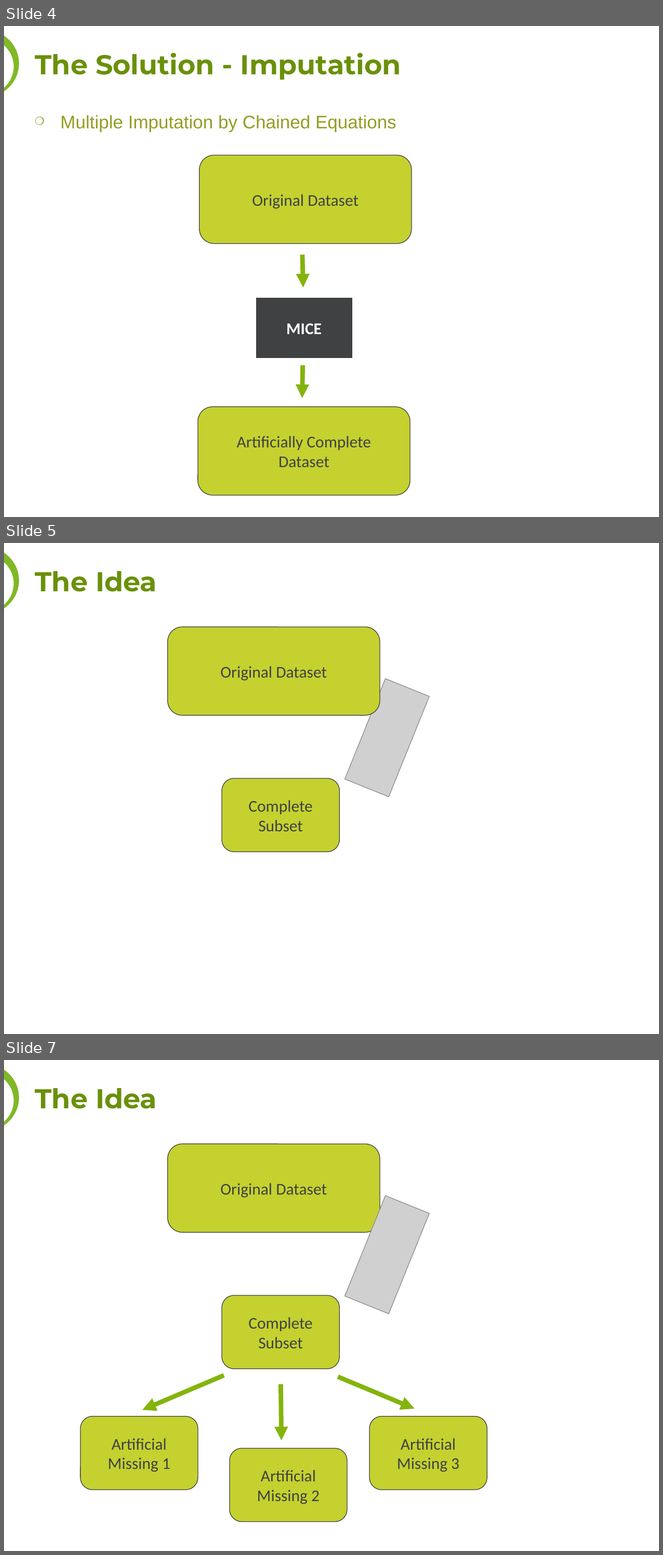
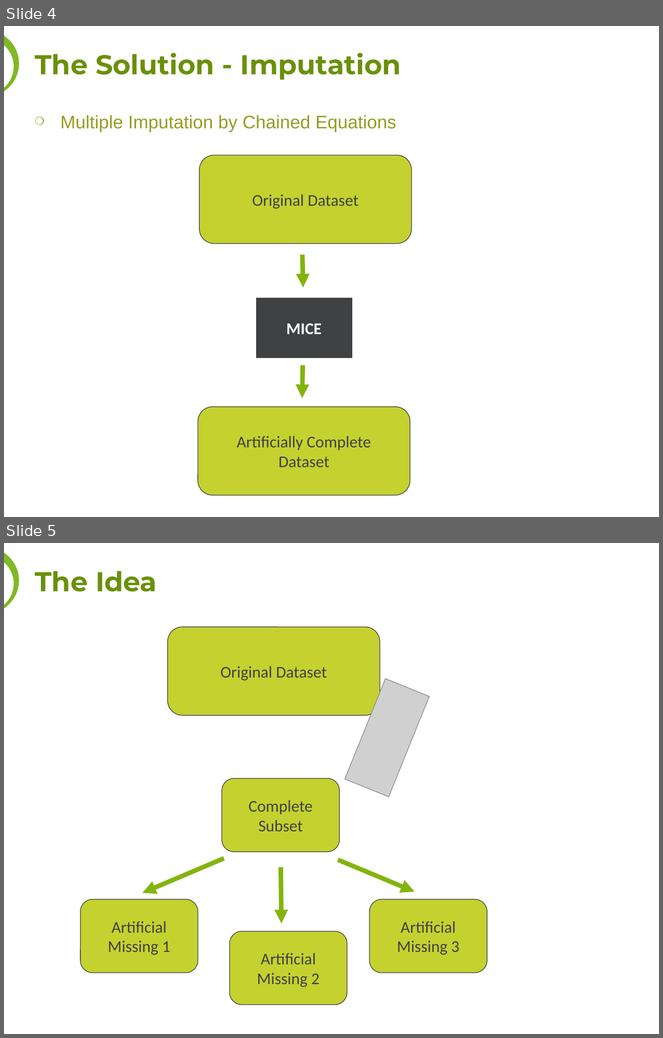
Before and after one commit to tonyc2700/phd, a slide deck: aa-report/ASERO-03-15/artificial-completenessv6.ppt. Shown one above the other, each under a label of ours: slides 4, 5 and 7 before the commit, slides 4 and 5 after it; the slides between them are not shown. The pictures are 663x1555 and 663x1038 pixels, drawn with LibreOffice and Linux fonts; fonts in the diff are those of the drawing; grey boxes stand for pictures; background and template pictures are left out. Boxes give left, top, right and bottom in pixels: in the first picture for what was removed or moved away, otherwise in the second. Text is boxed around its words. In the diff, an @@ line names an element or a change of style, - is before the commit and + after.

Commit message:
final presentation

```diff
--- a/aa-report/ASERO-03-15/artificial-completenessv6.ppt
+++ b/aa-report/ASERO-03-15/artificial-completenessv6.ppt
@@ slide 5 removed at [4, 543, 659, 1034], background picture (left out); not listed: 1 template element that a slide beside it also shows @@
@@ title removed at [35, 571, 157, 592] @@
-The Idea
@@ rounded rectangle removed at [168, 627, 380, 715] @@
-Original Dataset
@@ picture removed at [345, 679, 429, 797] @@
@@ rounded rectangle removed at [222, 779, 340, 852] @@
-Complete
-Subset
@@ what was slide 7 is now slide 5 @@
```
Also in this commit, not shown: 1 slide changed, 1 other slide removed.
